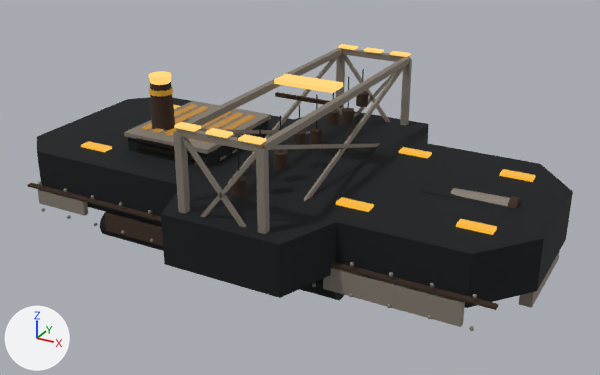
Before and after pictures for a commit that changed the glTF model docs/concept-art/models/derrick-bathyarch.glb.
The view is the same before and after, from a 50 mm camera at (86.2, -151.3, 80.1) aimed at (3.6, -1.1, 5.0). Every picture has the same lights, and +X, +Y and +Z are marked at lower left. The first picture is the older version. Where no turn or scale is listed for an object, it has been applied to the vertices.

Before the edit, the objects in view are built like this:
```python
ob_barbette = bpy.data.objects.new('barbette', me_mesh_76)
ob_barbette.location = (34.0, 0.0, 7.6)
ob_barbette_ring = bpy.data.objects.new('barbette_ring', me_mesh_75)
ob_barbette_ring.location = (34.0, 0.0, 6.4)
ob_barrel = bpy.data.objects.new('barrel', me_mesh_78)
ob_barrel.location = (44.5, 0.0, 10.2)
ob_deck_scuff = bpy.data.objects.new('deck_scuff', me_mesh_80)
ob_deck_scuff.location = (34.0, 0.0, 5.7)
ob_gun_cradle = bpy.data.objects.new('gun_cradle', me_mesh_77)
ob_gun_cradle.location = (36.0, 0.0, 9.6)
ob_machinery_house = bpy.data.objects.new('machinery_house', me_mesh_126)
ob_machinery_house.location = (-24.0, 0.0, 10.0)
ob_muzzle = bpy.data.objects.new('muzzle', me_mesh_79)
ob_muzzle.location = (51.2, 0.0, 10.2)
ob_work_flood_s0 = bpy.data.objects.new('work_flood_s0', me_mesh_90)
ob_work_flood_s0.location = (-2.0, -34.0, 28.7)
ob_work_flood_s1 = bpy.data.objects.new('work_flood_s1', me_mesh_91)
ob_work_flood_s1.location = (5.0, -34.0, 28.7)
# also in view: 'frame_leg_0' at (-4.0, -34.0, 16.5); 'stack' at (-30.0, -6.0, 20.0); 'frame_beam_s' at (5.0, -34.0, 27.5); 'flank_plate_s0' at (36.0, -24.6, -1.0); 'brace_fwd_1' at (14.0, 0.0, 16.5)
```
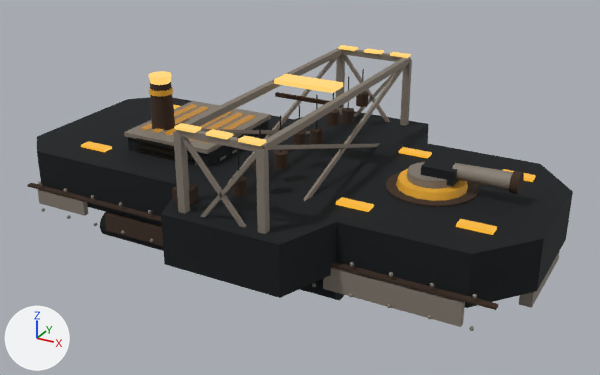
Where the newer file only moved an object's origin or applied its transform, the numbers keep the older frame.

Boxes [x1, y1, x2, y2] around the edits, measured in the pictures (600 x 375 px):
'barrel', moved: before [450, 188, 510, 207]; after [452, 163, 513, 191]
'gun_cradle', moved: before [420, 181, 462, 198]; after [421, 157, 464, 186]
'barbette_ring', moved (not visible before): after [396, 169, 468, 201]
'deck_scuff', moved (not visible before): after [386, 172, 479, 207]
'barbette', moved (not visible before): after [407, 162, 451, 189]
'muzzle', moved: before [507, 197, 521, 209]; after [509, 171, 524, 194]
'hammer_head', moved (not visible before): after [172, 184, 199, 205]
'work_flood_s2', moved: before [238, 134, 266, 145]; after [238, 136, 266, 146]
'work_flood_s1', moved: before [205, 128, 233, 138]; after [206, 129, 233, 140]
'work_flood_s0', moved: before [174, 122, 201, 132]; after [174, 123, 201, 133]
'work_flood_p2', moved: before [390, 51, 411, 57]; after [390, 52, 411, 58]
'work_flood_p1', moved: before [364, 47, 384, 53]; after [364, 48, 384, 54]
'work_flood_p0', moved: before [338, 44, 358, 50]; after [338, 45, 358, 51]

What changed in the scene script:
```text
Change ob_barbette_ring:
    ob_barbette_ring.location: (34.0, 0.0, 6.4) -> (34.0, 0.0, 11.9)
Change ob_barbette:
    ob_barbette.location: (34.0, 0.0, 7.6) -> (34.0, 0.0, 13.1)
Change ob_gun_cradle:
    ob_gun_cradle.location: (36.0, 0.0, 9.6) -> (36.0, 0.0, 15.1)
Change ob_barrel:
    ob_barrel.location: (44.5, 0.0, 10.2) -> (44.5, 0.0, 15.7)
Change ob_muzzle:
    ob_muzzle.location: (51.2, 0.0, 10.2) -> (51.2, 0.0, 15.7)
Change ob_deck_scuff:
    ob_deck_scuff.location: (34.0, 0.0, 5.7) -> (34.0, 0.0, 11.2)
Change ob_work_flood_s0:
    ob_work_flood_s0.location: (-2.0, -34.0, 28.7) -> (-2.0, -34.0, 28.5)
Change ob_work_flood_s1:
    ob_work_flood_s1.location: (5.0, -34.0, 28.7) -> (5.0, -34.0, 28.5)
Change ob_work_flood_s2:
    ob_work_flood_s2.location: (12.0, -34.0, 28.7) -> (12.0, -34.0, 28.5)
Change ob_work_flood_p0:
    ob_work_flood_p0.location: (-2.0, 34.0, 28.7) -> (-2.0, 34.0, 28.5)
Change ob_work_flood_p1:
    ob_work_flood_p1.location: (5.0, 34.0, 28.7) -> (5.0, 34.0, 28.5)
Change ob_work_flood_p2:
    ob_work_flood_p2.location: (12.0, 34.0, 28.7) -> (12.0, 34.0, 28.5)
Change ob_hammer_head:
    ob_hammer_head.location: (-6.5, -30.0, 7.5) -> (-6.5, -30.0, 12.5)
```
